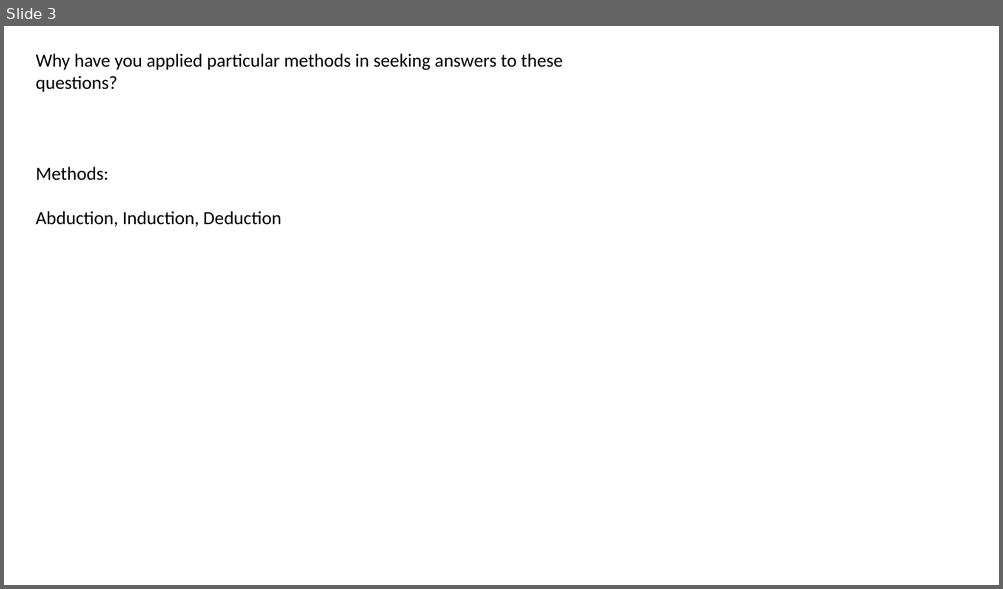
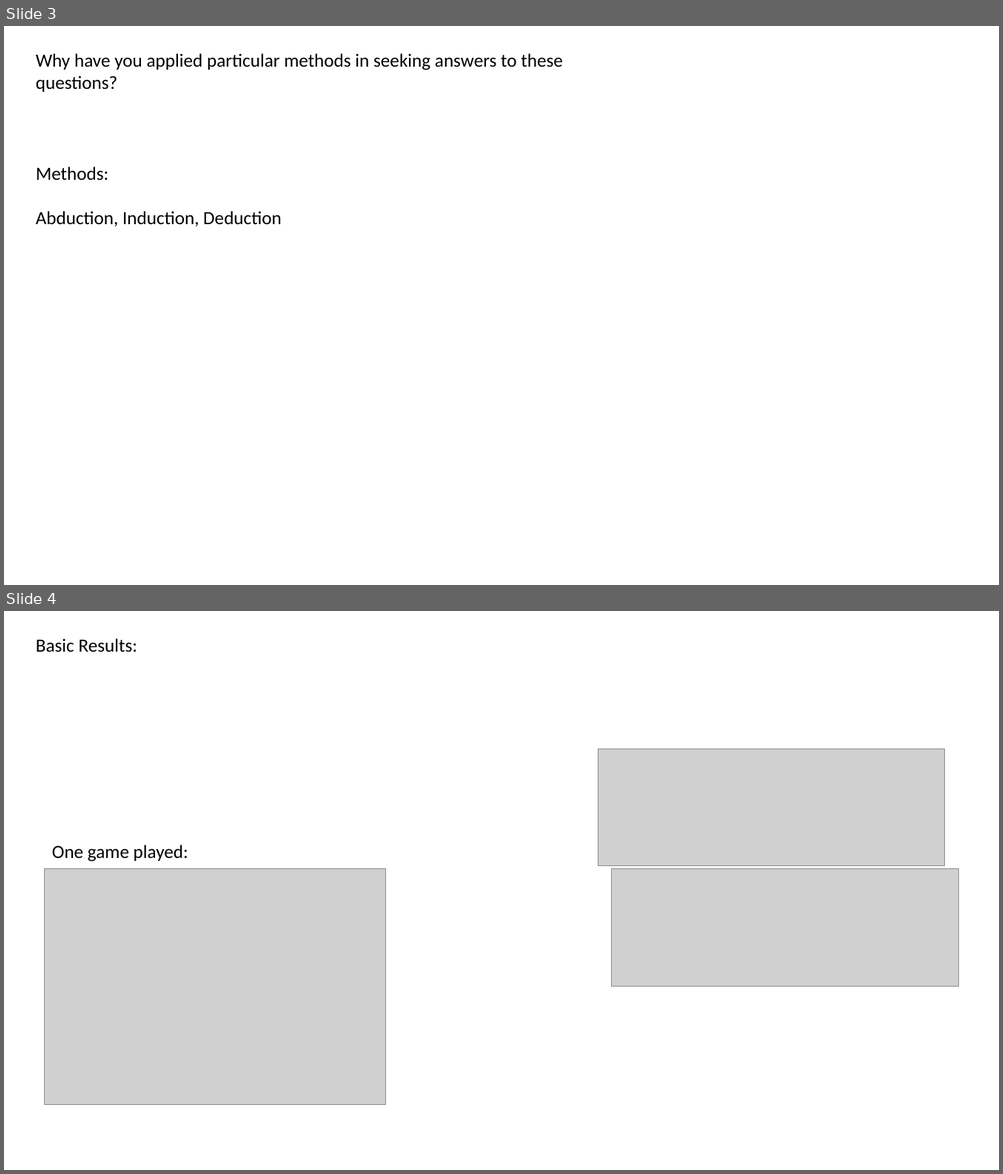
Before and after one commit to Alli1223/comp320-comp360-dissertation, a slide deck: Presentations/Findings Presentation/Findings.pptx. Shown one above the other, each under a label of ours: slide 3 before the commit, slides 3 and 4 after it. The pictures are 1003x589 and 1003x1174 pixels, drawn with LibreOffice and Linux fonts; fonts in the diff are those of the drawing; grey boxes stand for pictures. Boxes give left, top, right and bottom in pixels: in the first picture for what was removed or moved away, otherwise in the second. Text is boxed around its words. In the diff, an @@ line names an element or a change of style, - is before the commit and + after.

```diff
--- a/Presentations/Findings Presentation/Findings.pptx
+++ b/Presentations/Findings Presentation/Findings.pptx
@@ slide 4 added at [4,611,999,1170], background #FFFFFF @@
@@ text added at [36,638,138,652], 18 pt, text #000000 @@
+Basic Results:
@@ picture added at [598,749,945,866] @@
@@ text added at [52,845,188,862], 18 pt, text #000000 @@
+One game played:
@@ picture added at [44,869,385,1105] @@
@@ picture added at [612,869,959,986] @@
```
Also in this commit, not shown: 2 slides changed, 1 slide removed, 24 other files.
